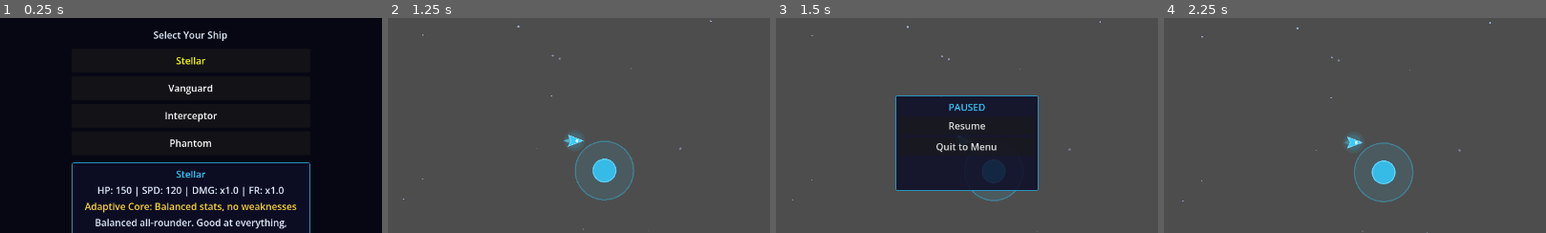
Above: before the commit, frames 1-4 (left to right).
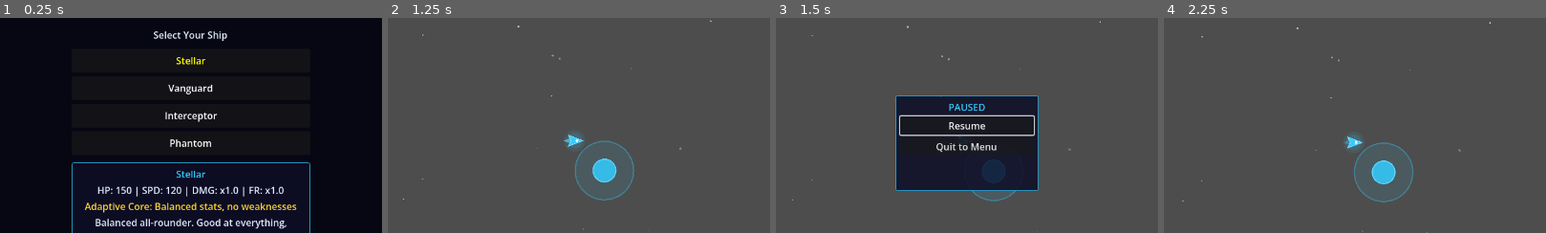
Above: after the commit, the same moments.

Repository: jlromgaz/Astro-Reaper
Game: Godot game, scene res://scenes/ui/main_menu.tscn
The game is run twice, just before and just after one commit, with the same random seed, the same clock (stepped at 60 frames per second) and the same inputs.
Inputs:
- Up to frame 1 (0.25 s): no input
- Up to frame 2 (1.25 s): click "LAUNCH" at 0.5 s
- Up to frame 3 (1.5 s): click "II" at 1.25 s
- Up to frame 4 (2.25 s): click "Resume" at 2 s
The pictures show only the part of the screen within x 25-75%, y 21-71%; the shares and areas given below are measured in that part.

Frames 1-2 are identical in both runs. In frame 3, 0.7% of the frame differs, in the area x 32-68%, y 44-56%; in frame 4, nothing differs.

Commit message:
feat(input): full keyboard navigation for menu, upgrades, and panels

Diff:
--- a/scripts/ui/hud.gd
+++ b/scripts/ui/hud.gd
@@ -240,6 +240,10 @@
 		btn.text = label
 		btn.pressed.connect(_on_upgrade_selected.bind(opt))
 		upgrade_buttons.add_child(btn)
+
+	# Keyboard: focus the first option so arrows + Enter work out of the box
+	if upgrade_buttons.get_child_count() > 0:
+		upgrade_buttons.get_child(0).call_deferred("grab_focus")
 
 func _on_upgrade_selected(upgrade) -> void:
 	if not upgrade or (upgrade is Dictionary and upgrade.is_empty()):
@@ -309,6 +313,7 @@
 	if _chosen_upgrades.size() > 0:
 		summary += "\nUpgrades: " + ", ".join(_chosen_upgrades)
 	game_over_summary.text = summary
+	play_again_btn.grab_focus()
 	DebugLog.log_info("GAME", "Game ended. Total kills: %d" % kills)
 
 
@@ -329,6 +334,8 @@
 func _on_pause_toggle() -> void:
 	GameManager.toggle_pause()
 	pause_panel.visible = GameManager.current_state == GameManager.State.PAUSED
+	if pause_panel.visible:
+		resume_btn.grab_focus()
 
 
 func _unhandled_input(event: InputEvent) -> void:
--- a/scripts/ui/main_menu.gd
+++ b/scripts/ui/main_menu.gd
@@ -53,6 +53,7 @@
 		var btn := Button.new()
 		btn.text = _ships[i].ship_name
 		btn.custom_minimum_size = Vector2(200, 40)
+		btn.focus_mode = Control.FOCUS_NONE
 		btn.pressed.connect(_select_ship.bind(i))
 		ship_list.add_child(btn)
 
@@ -75,6 +76,17 @@
 			btn.add_theme_color_override("font_color", Color.YELLOW if i == index else Color.WHITE)
 
 
+func _unhandled_input(event: InputEvent) -> void:
+	if _ships.is_empty():
+		return
+	if event.is_action_pressed("ui_down") or event.is_action_pressed("ui_right"):
+		_select_ship((_selected_index + 1) % _ships.size())
+	elif event.is_action_pressed("ui_up") or event.is_action_pressed("ui_left"):
+		_select_ship((_selected_index - 1 + _ships.size()) % _ships.size())
+	elif event.is_action_pressed("ui_accept"):
+		_on_start_pressed()
+
+
 func _on_start_pressed() -> void:
 	if _ships.is_empty():
 		return
--- /dev/null
+++ b/tests/unit/test_keyboard_nav.gd
@@ -0,0 +1,84 @@
+extends GutTest
+## Tests for full keyboard navigation: menu ship selector, upgrade selection
+## focus, and end-game/pause panel focus.
+
+const MENU_SCENE := preload("res://scenes/ui/main_menu.tscn")
+const HUD_SCENE := preload("res://scenes/ui/hud.tscn")
+
+
+func after_each() -> void:
+	get_tree().paused = false
+	GameManager.current_state = GameManager.State.MENU
+
+
+func _action(name: String) -> InputEventAction:
+	var ev := InputEventAction.new()
+	ev.action = name
+	ev.pressed = true
+	return ev
+
+
+## --- Main menu ship selector ---
+
+func test_arrow_down_selects_next_ship() -> void:
+	var menu: CanvasLayer = add_child_autofree(MENU_SCENE.instantiate())
+	await get_tree().process_frame
+	menu._unhandled_input(_action("ui_down"))
+	assert_eq(menu._selected_index, 1, "Down arrow must move to the next ship")
+
+
+func test_arrow_up_wraps_to_last_ship() -> void:
+	var menu: CanvasLayer = add_child_autofree(MENU_SCENE.instantiate())
+	await get_tree().process_frame
+	menu._unhandled_input(_action("ui_up"))
+	assert_eq(menu._selected_index, menu._ships.size() - 1,
+		"Up arrow from the first ship must wrap to the last")
+
+
+func test_ship_buttons_do_not_steal_focus() -> void:
+	var menu: CanvasLayer = add_child_autofree(MENU_SCENE.instantiate())
+	await get_tree().process_frame
+	for btn in menu.ship_list.get_children():
+		assert_eq(btn.focus_mode, Control.FOCUS_NONE,
+			"Ship buttons must not hijack arrow keys from the custom selector")
+
+
+func test_enter_with_no_ships_does_not_crash() -> void:
+	var menu: CanvasLayer = add_child_autofree(MENU_SCENE.instantiate())
+	await get_tree().process_frame
+	menu._ships.clear()
+	menu._unhandled_input(_action("ui_accept"))
+	assert_true(is_instance_valid(menu), "Enter with empty ship list must be a no-op")
+
+
+## --- Upgrade selection focus ---
+
+func test_first_upgrade_button_grabs_focus() -> void:
+	var hud: CanvasLayer = add_child_autofree(HUD_SCENE.instantiate())
+	await get_tree().process_frame
+	hud._show_upgrade_selection()
+	await get_tree().process_frame
+	var first: Button = hud.upgrade_buttons.get_child(0)
+	assert_true(first.has_focus(),
+		"First upgrade option must be focused so arrows+Enter work")
+
+
+## --- End-game and pause panels ---
+
+func test_play_again_grabs_focus_on_game_over() -> void:
+	var hud: CanvasLayer = add_child_autofree(HUD_SCENE.instantiate())
+	await get_tree().process_frame
+	EventBus.game_ended.emit("death")
+	await get_tree().process_frame
+	assert_true(hud.play_again_btn.has_focus(),
+		"Play Again must be focused when the end panel opens")
+
+
+func test_resume_grabs_focus_on_pause() -> void:
+	var hud: CanvasLayer = add_child_autofree(HUD_SCENE.instantiate())
+	await get_tree().process_frame
+	GameManager.current_state = GameManager.State.PLAYING
+	hud._on_pause_toggle()
+	await get_tree().process_frame
+	assert_true(hud.resume_btn.has_focus(),
+		"Resume must be focused when the pause panel opens")
